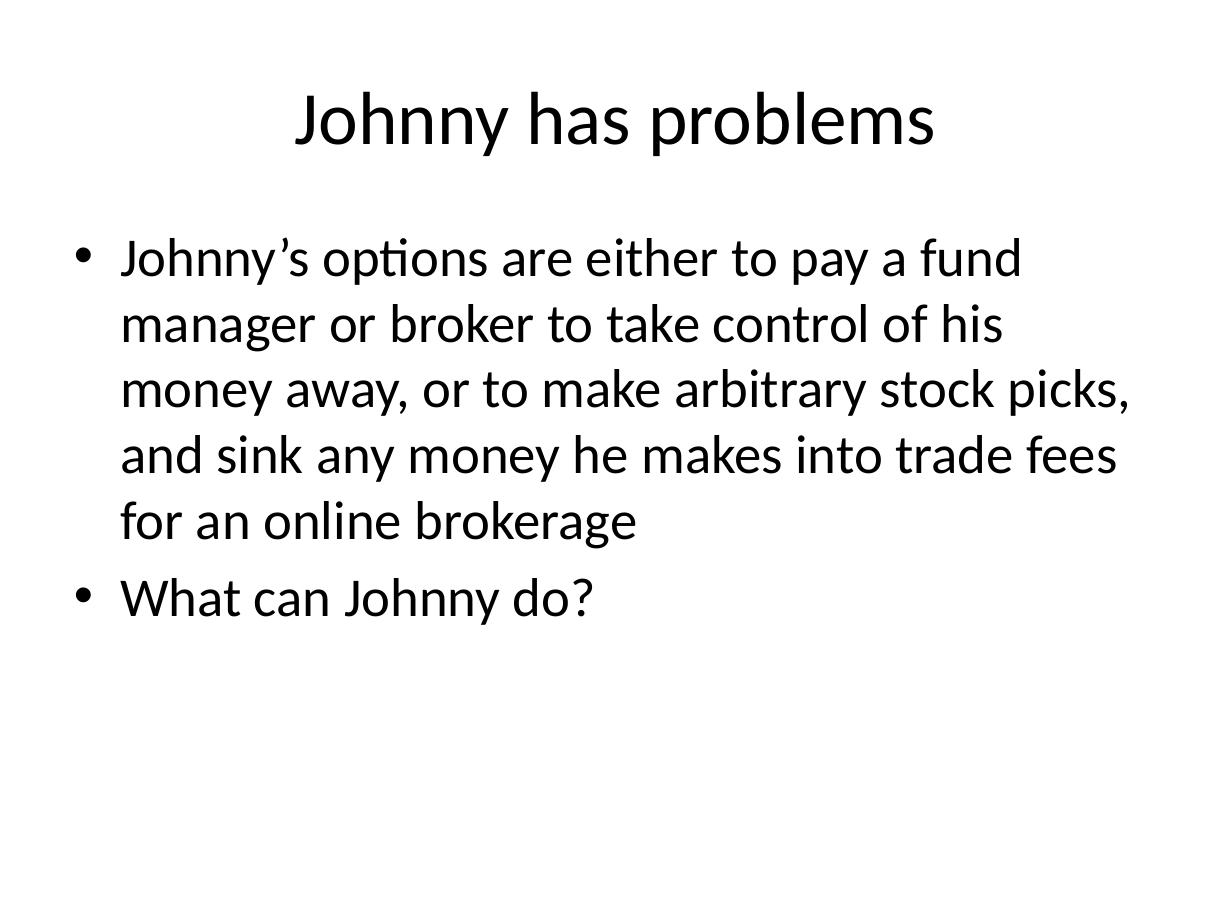
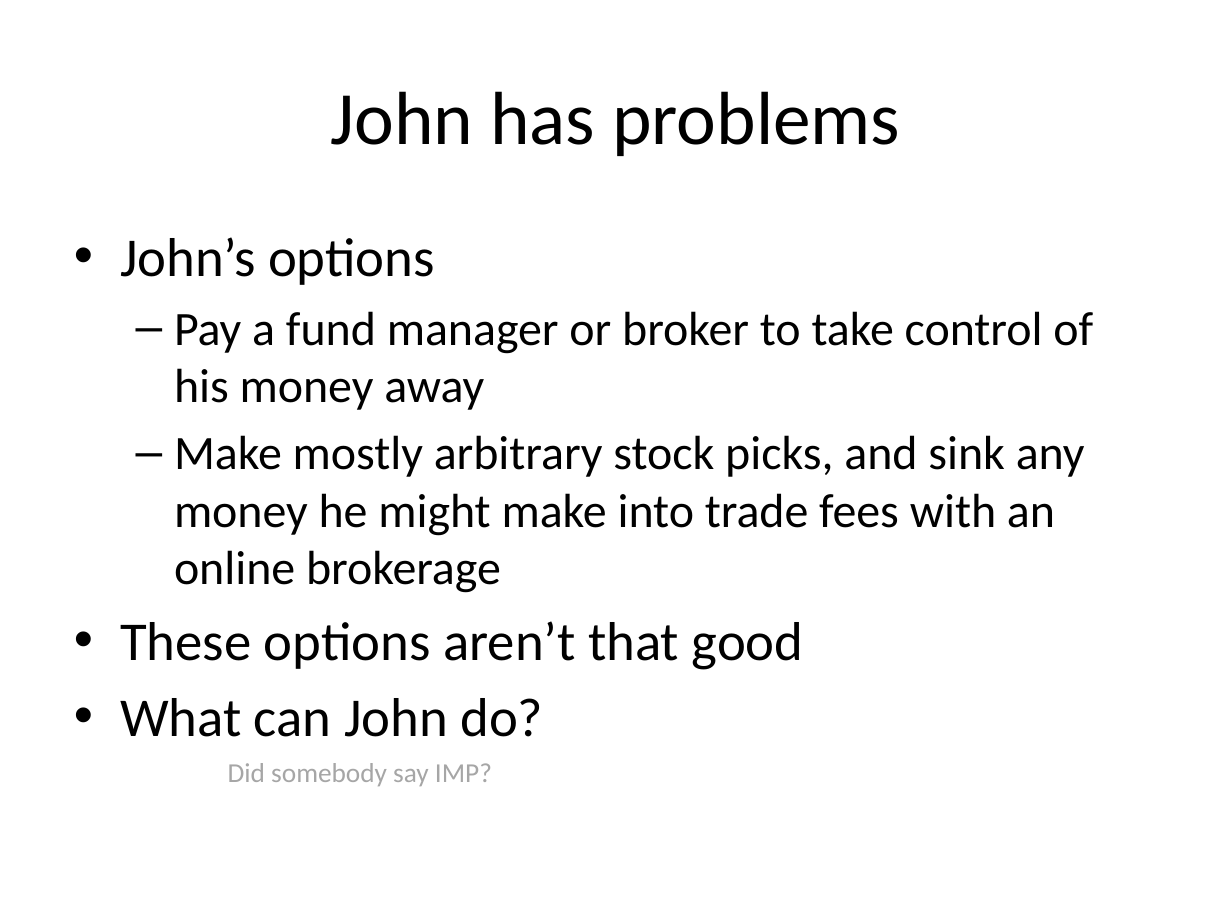
Before and after one commit to ChrisBye/rpi-imp, a slide deck: slide 6 of final presentation/justification and vision.pptx. Drawn at 1232x924 pixels with LibreOffice and Linux fonts; fonts in the diff are those of the drawing. Boxes give left, top, right and bottom in pixels: in the first picture for what was removed or moved away, otherwise in the second. Text is boxed around its words. In the diff, an @@ line names an element or a change of style, - is before the commit and + after.

```diff
--- a/final presentation/justification and vision.pptx
+++ b/final presentation/justification and vision.pptx
@@ title at (331, 91, 900, 156): text changed @@
-Johnny has problems
+John has problems
@@ text at (120, 237, 1093, 737): text changed; size 32 to 28 pt @@
-• Johnny’s options are either to pay a fund manager or broker to take control of his money away, or to make arbitrary stock picks, and sink any money he makes into trade fees for an online brokerage
-• What can Johnny do?
+• John’s options
+  – Pay a fund manager or broker to take control of his money away
+  – Make mostly arbitrary stock picks, and sink any money he might make into trade fees with an online brokerage
+• These options aren’t that good
+• What can John do?
@@ text added at (228, 763, 492, 786), 16 pt, text #A6A6A6 @@
+Did somebody say IMP?
```
Also in this commit, not shown: 9 other slides changed, 1 other file.
